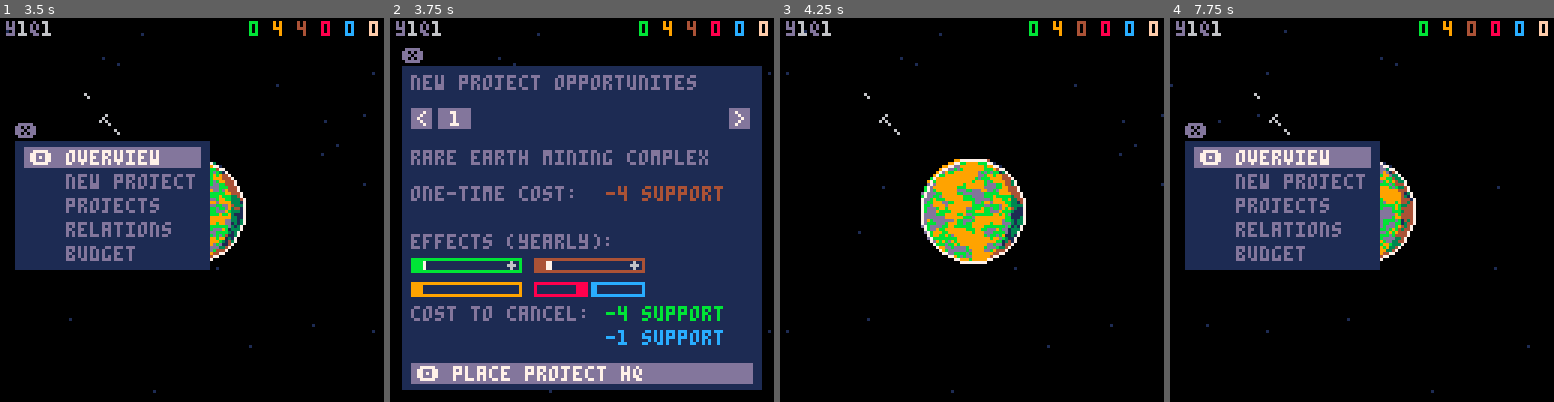
Above: before the commit, frames 1-4 (left to right).
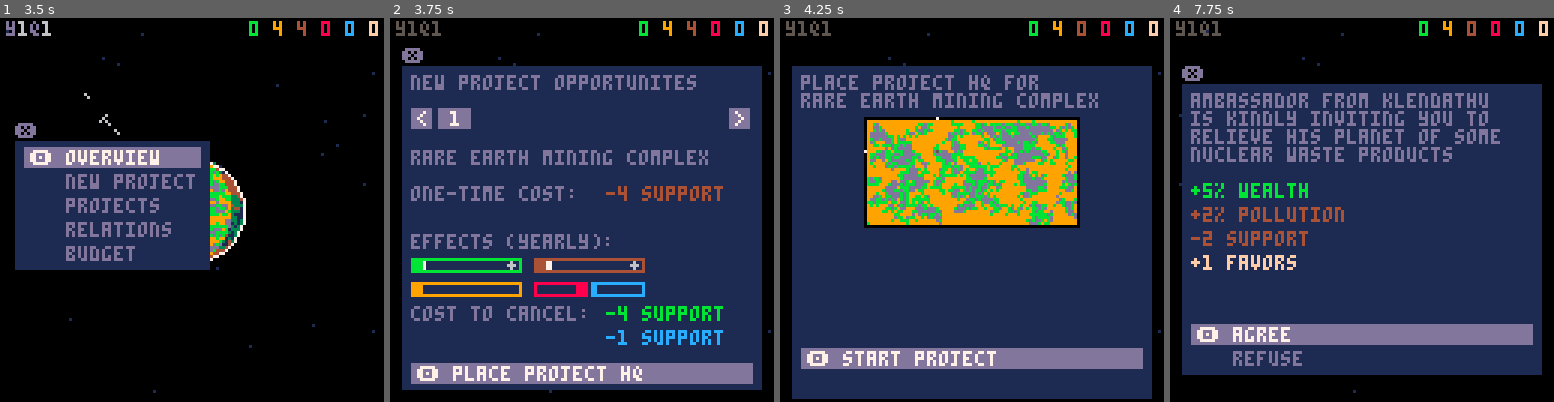
Above: after the commit, the same moments.

Repository: ironchestgames/pico-8-carts
Game: PICO-8 cartridge planetgov.p8
Two runs of this game, one before a commit and one after it. Both use one fixed random seed, a clock stepped at 60 frames per second and the inputs below.
Inputs:
- Up to frame 1 (3.5 s): tap X (X key) at 0.33, 1.07, 1.85, 2.97 s; tap O (Z key) at 0.7, 1.7, 2.1, 2.5, 2.9, 3.3 s; hold Right 1.6-2.1 s; hold Up 2.15-2.42 s; hold Right 2.47-3.03 s; hold Left from 3.08 s (still down)
- Up to frame 2 (3.75 s): release Left at 3.58 s; hold Down from 3.63 s (still down); tap O (Z key) at 3.7 s
- Up to frame 3 (4.25 s): release Down at 3.97 s; hold Right from 4.02 s (still down); tap X (X key) at 4.08 s; tap O (Z key) at 4.1 s
- Up to frame 4 (7.75 s): tap O (Z key) every 0.4 s from 4.5 to 7.7 s; release Right at 4.68 s; hold Up 4.73-5.03 s; hold Left 5.08-5.68 s; tap X (X key) at 5.2, 6.32, 7.43 s; hold Down 5.73-6.03 s; hold Right 6.08-6.58 s; hold Right 6.63-7.13 s; hold Up 7.18-7.45 s; hold Right from 7.5 s (still down)

Frame 1 is identical in both runs. In frame 2, 0.2% of the frame differs, in the area x 1-14%, y 0-5%; in frame 3, 79%, in the area x 1-100%, y 0-100%; in frame 4, 60%.

Commit message:
fix canpay and add some minor drawing stuffs

Diff:
--- a/planetgov.p8
+++ b/planetgov.p8
@@ -373,17 +373,13 @@
  favors=0,
 }
 
-function hassupp(_e)
+function canpay(_e)
+ local _vtot,_costtot=0,0
  for _v in all(_e) do
-  if (_v.t == 'sup_wealth' and _v.v + values.sup_wealth < 0) or
-     (_v.t == 'sup_poverty' and _v.v + values.sup_poverty < 0) or
-     (_v.t == 'sup_pollution' and _v.v + values.sup_pollution < 0) or
-     (_v.t == 'sup_leftism' and _v.v + values.sup_leftism < 0) or
-     (_v.t == 'sup_rightism' and _v.v + values.sup_rightism < 0) then
-   return
-  end
- end
- return true
+  _vtot+=values[_v.t]
+  _costtot+=_v.v
+ end
+ return _vtot+values.favors+_costtot >= 0
 end
 
 year=0
@@ -558,13 +554,18 @@
  drawextrem(48,_yoff+8,_e.leftism and _e.leftism.v or 0,_e.rightism and _e.rightism.v or 0)
 end
 
-function drawmenuopt(_t,_r1,_r3,_y,_selected)
- local _pre='^d   '
+function drawmenuopt(_t,_r1,_r3,_y,_selected,_disabled)
+ local _precol,_pre,_fillcol,_selcol='^d','   ',13,'^7'
+ if _disabled then
+  _fillcol=5
+  _selcol='^1'
+ end
  if _selected then
-  rectfill(_r1+3,_y-1,_r3-3,_y+5,13)
-  _pre='^7\x8e '
- end
- printc(_pre.._t,_r1+5,_y)
+  rectfill(_r1+3,_y-1,_r3-3,_y+5,_fillcol)
+  _precol=_selcol
+  _pre='\x8e '
+ end
+ printc(_precol.._pre.._t,_r1+5,_y)
 end
 
 function drawmenu(_dialog)
@@ -609,15 +610,17 @@
    {0,2,'new project', onp=function()
     local _t={}
     for _i=1,#opportunites do
-     add(_t,{_i,0,onp=function(_dialog)
+     local _tmp={_i,0,onp=function(_dialog)
       local _sel=opportunites[_dialog.sel[1]]
-      if not hassupp(_sel.cost) then
-       debug('not enough support')
-       return
-      end
       for _i=1,#_sel.cost do
        local _e=_sel.cost[_i]
-       values[_e.t]+=_e.v
+       local _d=values[_e.t]+_e.v
+       if _d < 0 then
+        values.favors+=_d
+        values[_e.t]=0
+       else
+        values[_e.t]+=_e.v
+       end
       end
       local _selitems={}
       for _x=0,mapheight_2-1 do
@@ -650,7 +653,13 @@
       dialogs.placehq.selitems=_selitems
       setdialog('placehq')
       dialog.sel=dialog.selitems[flr(#dialog.selitems/3)]
-     end})
+     end}
+     _tmp.iscantpay=nil
+     if not canpay(opportunites[_i].cost) then
+      _tmp.iscantpay=true
+      _tmp.onp=function()end
+     end
+     add(_t,_tmp)
     end
     dialogs.newproject.selitems=_t
     setdialog('newproject')
@@ -754,7 +763,7 @@
  ambassador={
   selitems={
    {0,1,'agree',onp=function(_dialog)
-     if not hassupp(sel.effects) then
+     if not canpay(sel.effects) then
       debug('not enough support')
       return
      end
@@ -794,6 +803,10 @@
   draw=function(_dialog)
    local _yoff=3+_dialog.r[2]
    print('new project opportunites',4+3,_yoff,13)
+   if #opportunites == 0 then
+    print('(no opportunites available)',4+3,_yoff+16,13)
+    return
+   end
 
    _yoff+=11
    spr(240,7,_yoff)
@@ -836,12 +849,18 @@
     _yoff+=5+3
    end
 
+   local _s='place project hq'
+   if _dialog.sel.iscantpay then
+    _s='(not enough support)'
+   end
+
    drawmenuopt(
-    'place project hq',
+    _s,
     _dialog.r[1],
     _dialog.r[3],
     _dialog.r[4]-7,
-    true)
+    true,
+    _dialog.sel.iscantpay)
 
   end,
  },
@@ -891,6 +910,7 @@
  },
 
  placehq={
+  ismandatory=true,
   r={4,16,123,126},
   draw=function(_dialog)
    local _yoff=3+_dialog.r[2]
@@ -919,7 +939,7 @@
    drawmenu(_tmpdialog)
 
   end,
- }
+ },
 }
 
 dialog=nil
@@ -947,7 +967,7 @@
     dialog.sel.onp(dialog)
    end
   end
-  if btnp(5) then
+  if btnp(5) and not dialog.ismandatory then
    dialog=nil
   end
  else
@@ -961,8 +981,6 @@
  if ispaused then
   return
  end
-
- updatestars()
 
  for _an in all(animating) do
   _an.animate(_an)
@@ -974,10 +992,12 @@
 
  local _nextquart=ceil(((ts+1)%tyear)/(tyear/4))
 
- if dialog and (not dialog.isplay) and _nextquart != dialog.q then
+ if dialog and (not dialog.isplay) then
   -- note: never start a new quart if inside dialog.isplay=false/nil
   return
  end
+
+ updatestars()
 
  ts+=1
  ts=ts%tyear
@@ -1012,7 +1032,6 @@
 
    -- todo: open new-budget dialog
 
-   -- ispaused=true
   end
  end
  quart=ceil((ts%tyear)/(tyear/4))
@@ -1075,14 +1094,21 @@
   end
  end
 
- printc('^dy^6'..year..'^dq^6'..quart,2,1)
+ if dialog and (not dialog.isplay) then
+  print('y'..year..'q'..quart,2,1,5)
+ else
+  printc('^dy^6'..year..'^dq^6'..quart,2,1)
+ end
+
  local _s='^b'..values.sup_wealth..' ^9'..values.sup_poverty..' ^4'..values.sup_pollution..' ^8'..values.sup_leftism..' ^c'..values.sup_rightism..' ^f'..values.favors
  printc(_s,127-(#_s-12)*4,1)
 
  circ(sel[1],sel[2],sel[3],7)
 
  if dialog then
-  print('\x97',dialog.r[1],dialog.r[2]-6,13)
+  if not dialog.ismandatory then
+   print('\x97',dialog.r[1],dialog.r[2]-6,13)
+  end
   rectfill(dialog.r[1],dialog.r[2],dialog.r[3],dialog.r[4],1)
 
   if dialog.draw then
